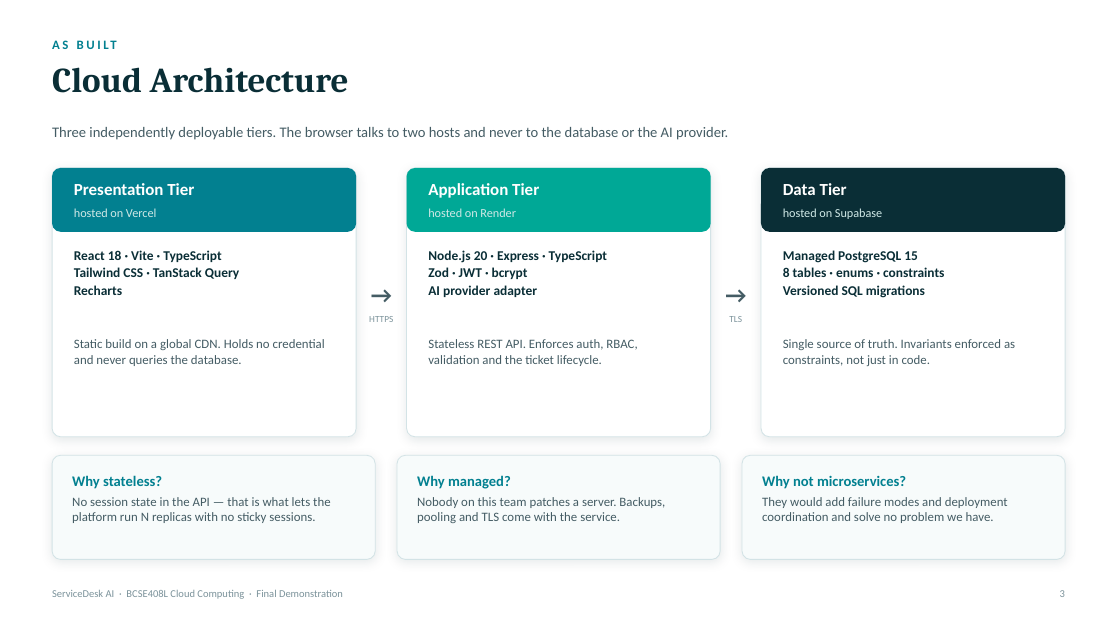
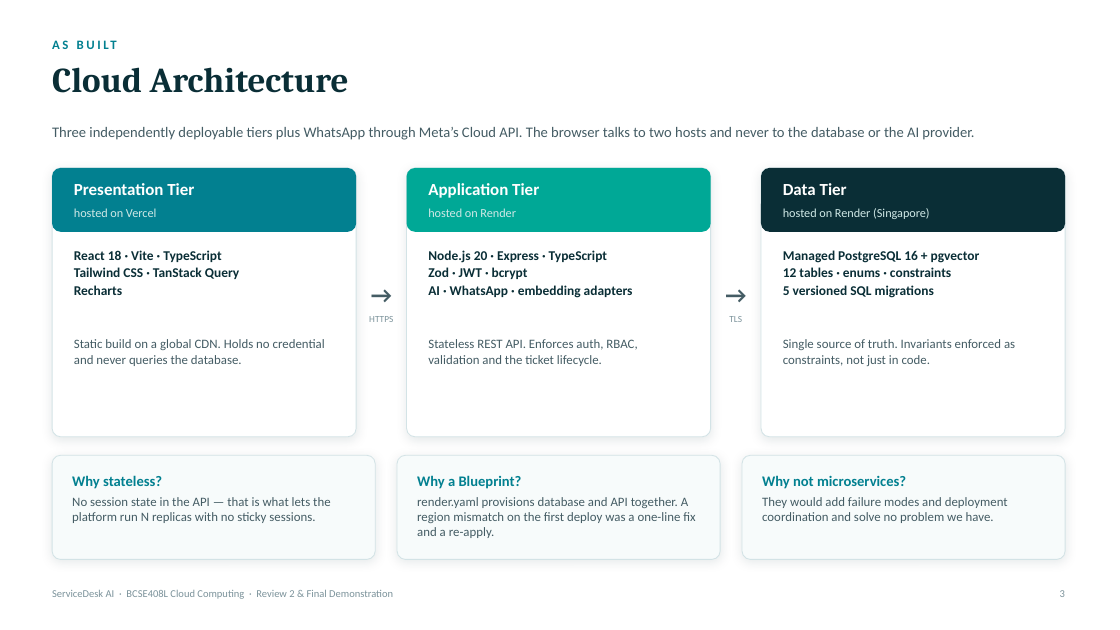
Before and after one commit to ItzGOLLY/servicedesk-ai, a slide deck: slide 4 of docs/ServiceDesk_AI_Final_Demo.pptx. Drawn at 1120x630 pixels with LibreOffice and Linux fonts; fonts in the diff are those of the drawing. Boxes give left, top, right and bottom in pixels: in the first picture for what was removed or moved away, otherwise in the second. Text is boxed around its words. In the diff, an @@ line names an element or a change of style, - is before the commit and + after.

```diff
--- a/docs/ServiceDesk_AI_Final_Demo.pptx
+++ b/docs/ServiceDesk_AI_Final_Demo.pptx
@@ text at [52,127,974,140]: text changed @@
-Three independently deployable tiers. The browser talks to two hosts and never to the database or the AI provider.
+Three independently deployable tiers plus WhatsApp through Meta’s Cloud API. The browser talks to two hosts and never to the database or the AI provider.
@@ text at [783,208,929,219]: text changed @@
-hosted on Supabase
+hosted on Render (Singapore)
@@ text at [783,250,980,298]: text changed @@
-Managed PostgreSQL 15
-8 tables · enums · constraints
-Versioned SQL migrations
+Managed PostgreSQL 16 + pgvector
+12 tables · enums · constraints
+5 versioned SQL migrations
@@ text at [428,285,633,298]: text changed @@
-AI provider adapter
+AI · WhatsApp · embedding adapters
@@ text at [417,475,522,489]: text changed @@
-Why managed?
+Why a Blueprint?
@@ text at [417,497,695,538]: text changed @@
-Nobody on this team patches a server. Backups, pooling and TLS come with the service.
+render.yaml provisions database and API together. A region mismatch on the first deploy was a one-line fix and a re-apply.
@@ text at [52,590,393,599]: text changed @@
-ServiceDesk AI · BCSE408L Cloud Computing · Final Demonstration
+ServiceDesk AI · BCSE408L Cloud Computing · Review 2 & Final Demonstration
```
Also in this commit, not shown: 11 other slides changed, 4 other files.
